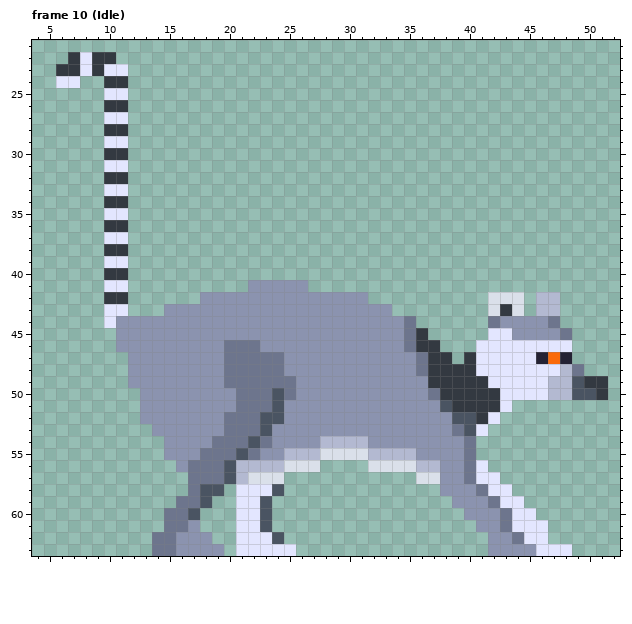
Edited in one commit: pixel-art file (Arts/aseprite/lemur.aseprite). The picture above was drawn from the file before the commit.
64x64 pixels, 13 frames. Shown: frame 10 (Idle): x 4..52, y 21..63.
After:
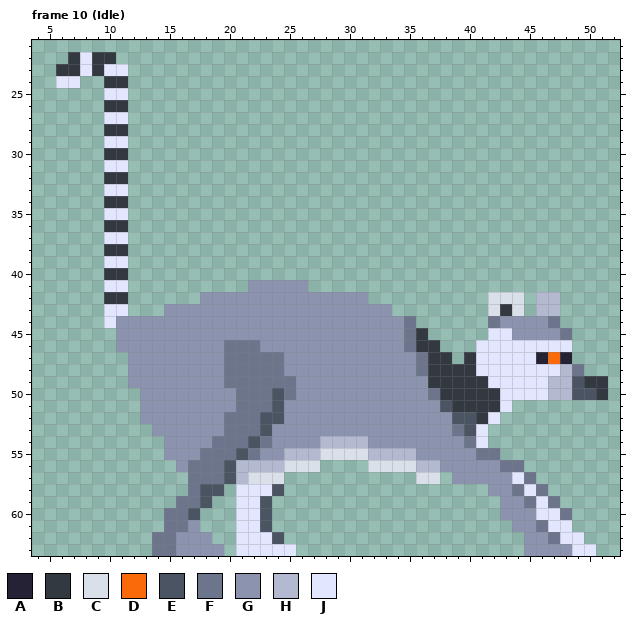
Palette (. is transparent): A #242234  B #333941  C #dae0ea  D #fa6a0a  E #4a5462  F #6d758d  G #8b93af  H #b3b9d1  J #e3e6ff
Log entry: fix idle anim
Diff:
Frame 10 (Idle):
Colour F now appears in row 55 at x 41 to 42; in row 56 at x 43 to 44; in row 57 at x 45; in row 58 at x 44 and 46; in row 59 at x 45 and 47; in row 60 at x 48.
Colour F now appears in row 62 at x 47.
The author changed colour J to colour F in row 61 at x 46.
Colour G now appears in row 56 at x 42; in row 57 at x 43.
The author changed colour F to colour G in rows 55 to 57 at x 40; in row 60 at x 43.
The author changed colour J to colour G in row 56 at x 41; in row 57 at x 41 to 42; in row 58 at x 42 to 43; in row 59 at x 43 to 44; in rows 60 to 61 at x 44 to 45; in row 62 at x 45 to 46.
The author changed colour J to colour G in row 63 at x 46 to 48.
Colour J now appears in row 54 at x 41; in row 57 at x 44; in row 58 at x 45; in row 59 at x 46; in row 60 at x 46 to 47; in row 61 at x 47 to 48.
Colour J now appears in row 62 at x 48 to 49; in row 63 at x 49 to 50.
Colour F is gone in row 58 at x 41; in row 59 at x 42; in row 61 at x 43; in row 62 at x 44.
Colour G is gone in row 57 at x 38; in row 58 at x 38 to 40; in row 59 at x 39 to 41; in row 60 at x 40 to 42; in row 61 at x 41 to 42; in row 62 at x 42 to 43.
Colour G is gone in row 63 at x 42 to 44.
Changed places in both pictures, as pixel boxes (x1, y1, x2, y2):
changed: (440, 436, 596, 556)
